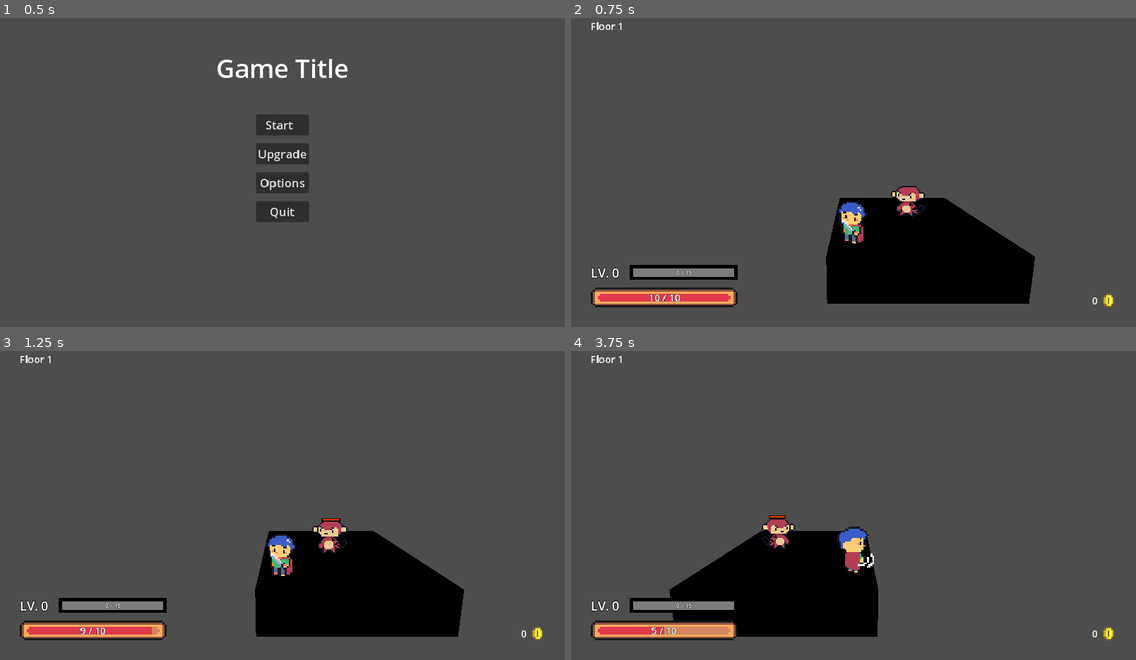
Above: before the commit, frames 1-4 (two rows, left to right).
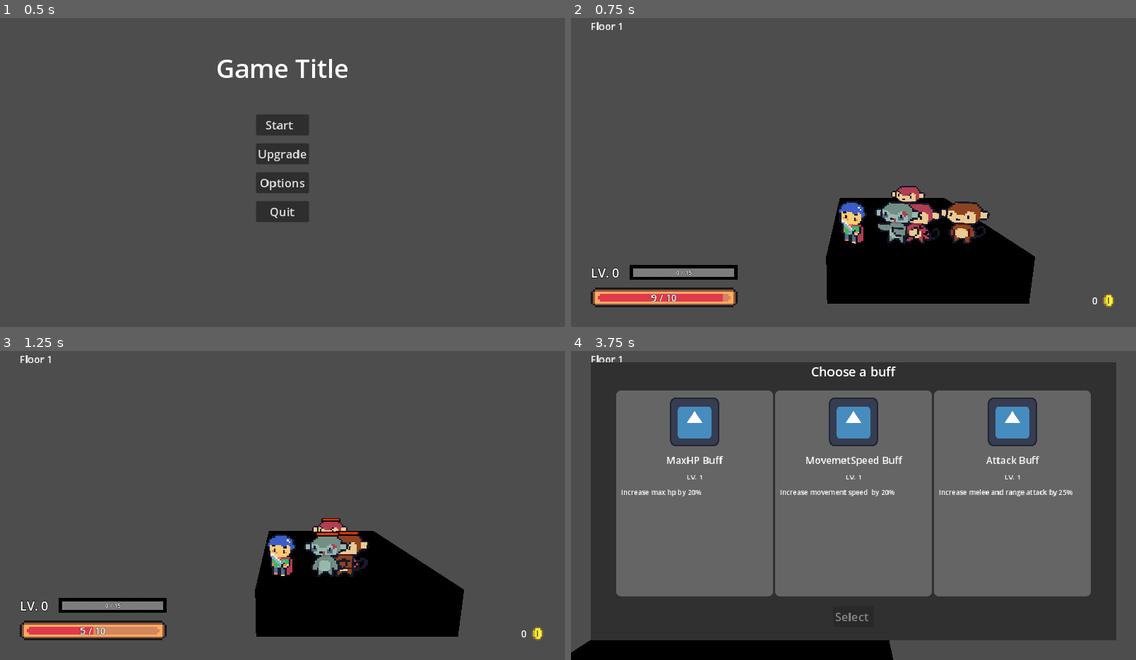
Above: after the commit, the same moments.

Repository: ArtMuchimuchi/FinalProject
Game: Godot game, scene res://user_interface/menu/main_menu/main_menu.tscn
Same seed, same stepped clock (60 frames per second), same inputs: the game is played once before the commit and once after it. The project has no main scene, so this scene is started directly. The engine's default icon, where the game draws it, is replaced by a stand-in: a white triangle on a blue panel in a dark square. Sound files missing from this copy of the repository are replaced by a short silence.
Inputs (mouse positions are in pixels of both pictures, inside the frame that each line leads up to):
- Up to frame 1 (0.5 s): no input
- Up to frame 2 (0.75 s): click "Start" at 0.5 s
- Up to frame 3 (1.25 s): no input
- Up to frame 4 (3.75 s): move the mouse to (977, 483) at 1.27 s; hold Right (move_right) 1.28-2.03 s; tap Shift (dash) at 1.35 s; click (977, 483) at 1.42 s; move the mouse to (740, 517) at 2.02 s; hold Down (move_back) 2.03-2.75 s; tap Z (melee_attack) at 2.1 s; click (813, 468) at 2.75 s, where only the run after the commit has a clickable "Play Again"; move the mouse to (910, 431) at 3.52 s; hold Right (move_right) from 3.53 s (still down); tap X (range_attack) at 3.6 s

Frame 1 is identical in both runs. In frame 2, 2.0% of the frame differs, in the area x 13-75%, y 59-93%; in frame 3, 1.5%; in frame 4, 41%, in the area x 0-97%, y 3-100%.
Error after the commit: Attempt to call function 'store_string' in base 'null instance' on a null instance. (res://utils/saver_loader/saver_loader.gd:58)

Commit message:
Add healing per level up
- Refactor health point to not increase current hp exceed max hp
- Add healing per level const in constant number
- Refactor reward manager to heal player after level up
- Refactor mock room to set room node for reward manager

Diff:
--- a/entities/health_point.gd
+++ b/entities/health_point.gd
@@ -12,7 +12,11 @@
 	maxHP = setHP
 
 func  increaseHP(increaseAmount: int):
-	currentHP += increaseAmount
+	# Make sure current hp won't exceed max hp when heal
+	if increaseAmount + currentHP <= maxHP:
+		currentHP += increaseAmount
+	else:
+		currentHP = maxHP
 	ownerNode.emit_signal("hpChanged",currentHP,maxHP)
 
 func decreaseHP(decreaseAmount: int):
--- a/mock_room/mock_room.gd
+++ b/mock_room/mock_room.gd
@@ -20,11 +20,12 @@
 
 # Called when the node enters the scene tree for the first time.
 func _ready():
+	RewardManager.setRoomNode(self)
 	# Connect player death signal for changing game over scene
 	generateMap()
 	spawnPlayer()
 	player.connect("playerDeath",gameOver)
-	spawnEnemies(1)
+	spawnEnemies(4)
 	BackgroundMusicManager.playfightBGM()
 
 # Called every frame. 'delta' is the elapsed time since the previous frame.
--- a/utils/constant/constant_number.gd
+++ b/utils/constant/constant_number.gd
@@ -13,11 +13,12 @@
 const playerRangeDamage : int = 1
 const playerDefense : int = 2
 const rebirthInvincibleDuration : float = 2.0
+const healingPerLevelUp : float = 0.3
 
 const enemyMeleeType : int = 0
 const enemyRangeType : int = 1
 
-const enemyHealthPoint : int = 10
+const enemyHealthPoint : int = 1
 const enemySpeed : int = 4
 const enemyDashSpeed : int = 14
 const enemyDashDuration : float = 0.3
--- a/utils/reward_manager/reward_manager.gd
+++ b/utils/reward_manager/reward_manager.gd
@@ -10,6 +10,7 @@
 # Coin reward
 var currentCoin : int = 0
 var saverLoader := SaverLoader.new()
+var player : Entity
 
 signal expIncreased(currentEXP : int ,nextLevelExp : int ,currentLevel : int)
 signal currentCoinChanged
@@ -20,6 +21,10 @@
 		var coinDataDict : Dictionary = savedCoinData
 		if coinDataDict.has(DictionaryKey.currentCoin):
 			currentCoin = coinDataDict[DictionaryKey.currentCoin]
+
+func setRoomNode(ownerNode:Node):
+	roomNode = ownerNode
+	player = roomNode.find_child("Player")
 
 func increaseExp(expAmount:int):
 	currentEXP += expAmount
@@ -73,6 +78,9 @@
 	get_tree().paused = true
 	# Await until player pressed select buff
 	await  buffSelectionInstance.tree_exited
+	# Heal player when level up each time
+	var healingAmount = player.healthPoint.maxHP * ConstantNumber.healingPerLevelUp
+	player.healthPoint.increaseHP(healingAmount)
 	# After buff selection menu dissappear, set reward state to false
 	isRewarding = false
 	# Loop to check if player currently have reward stack and buff selection menu doesn't show
